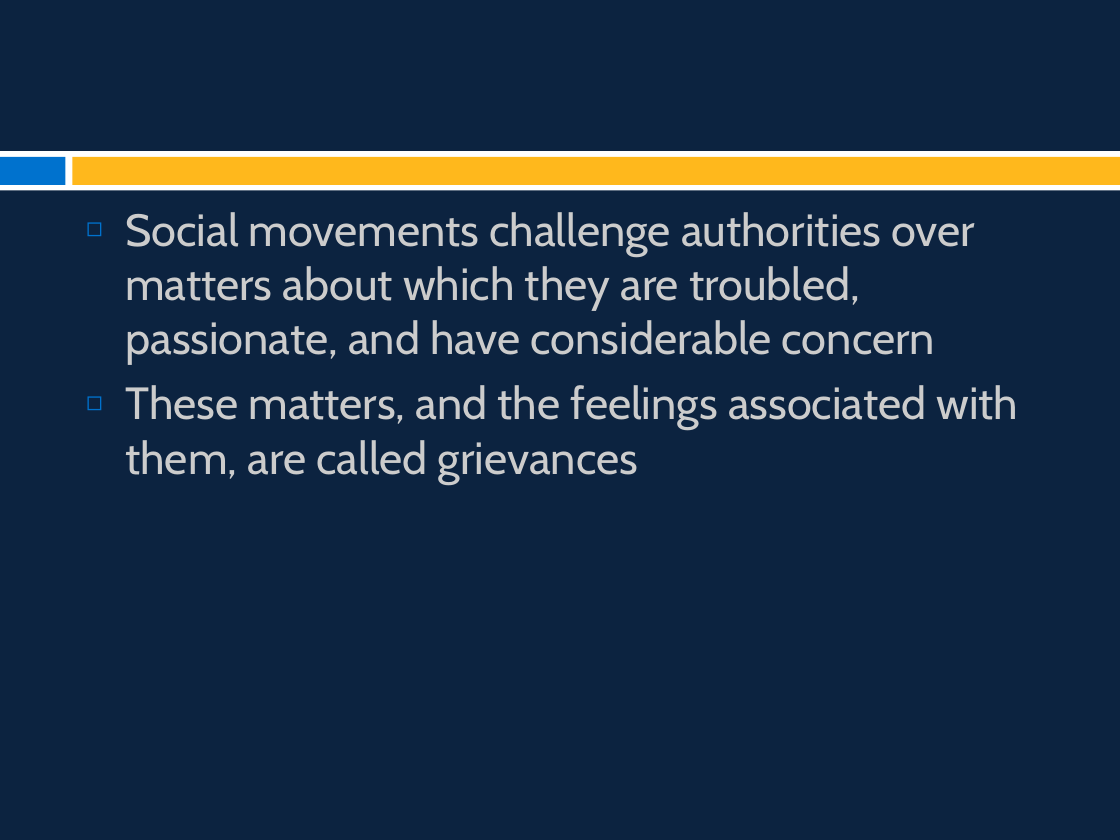
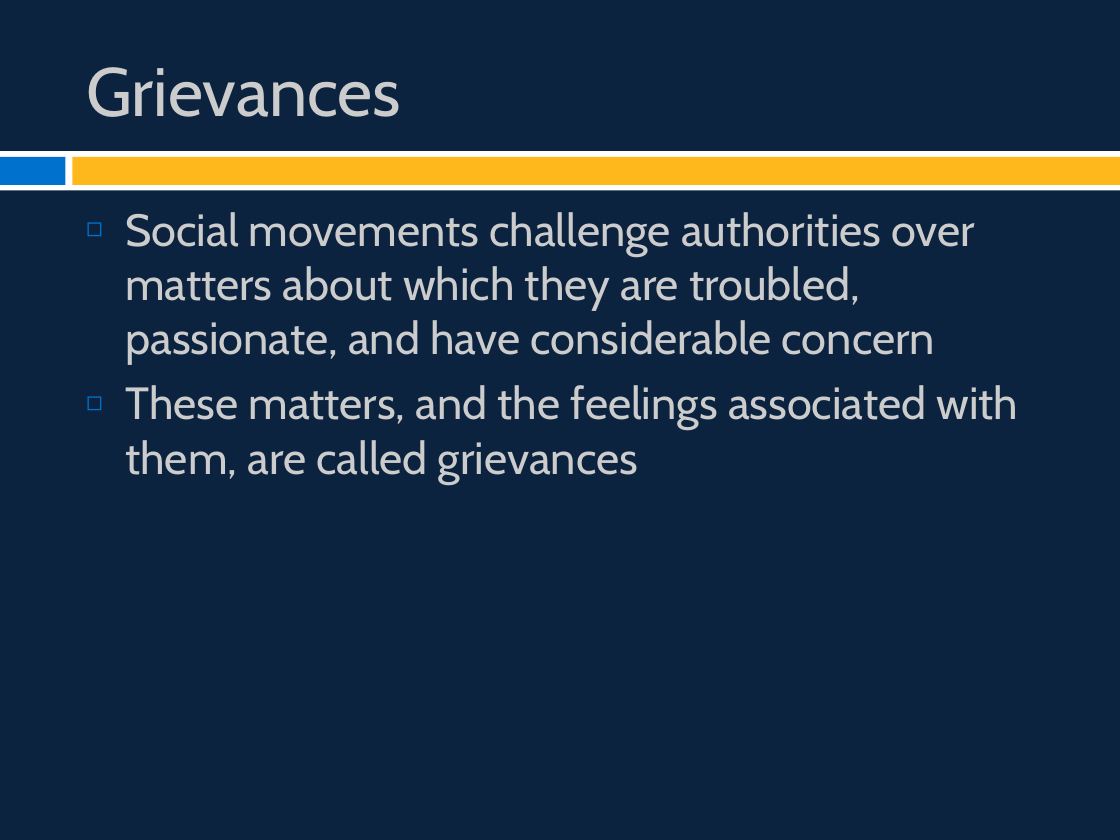
Before and after one commit to burrelvannjr/movements_csuf, a slide deck: slide 2 of ppts/Chapter 2 Slides.pptx. Drawn at 1120x840 pixels with LibreOffice and Linux fonts; fonts in the diff are those of the drawing. Boxes give left, top, right and bottom in pixels: in the first picture for what was removed or moved away, otherwise in the second. Text is boxed around its words. In the diff, an @@ line names an element or a change of style, - is before the commit and + after.

```diff
--- a/ppts/Chapter 2 Slides.pptx
+++ b/ppts/Chapter 2 Slides.pptx
@@ title added at (x1=86, y1=67, x2=401, y2=117), 44 pt, text #CCCCCC @@
+Grievances
```
Also in this commit, not shown: 5 other slides changed, 13 slides added, 1 slide removed, 42 other files.
